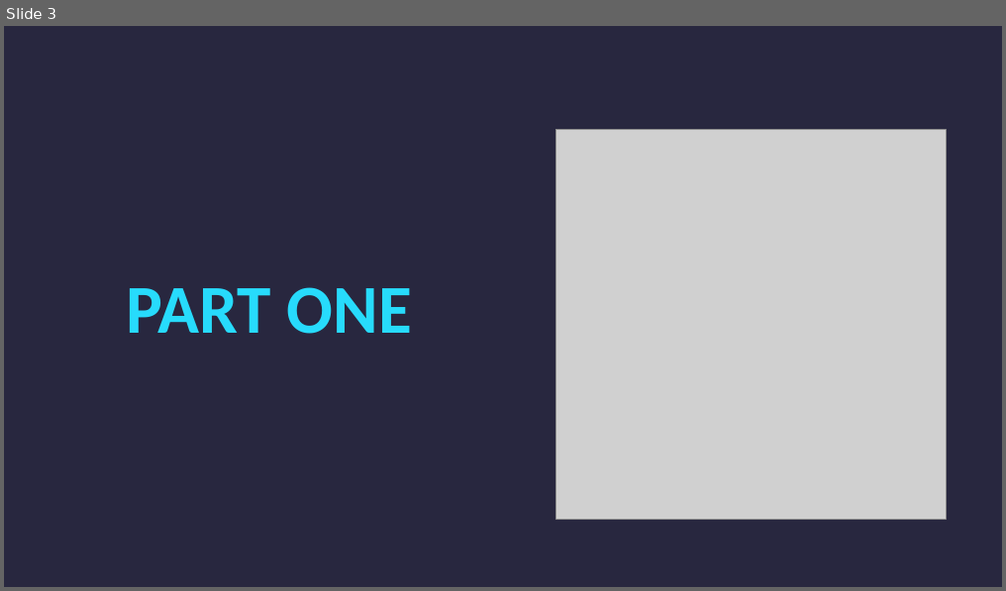
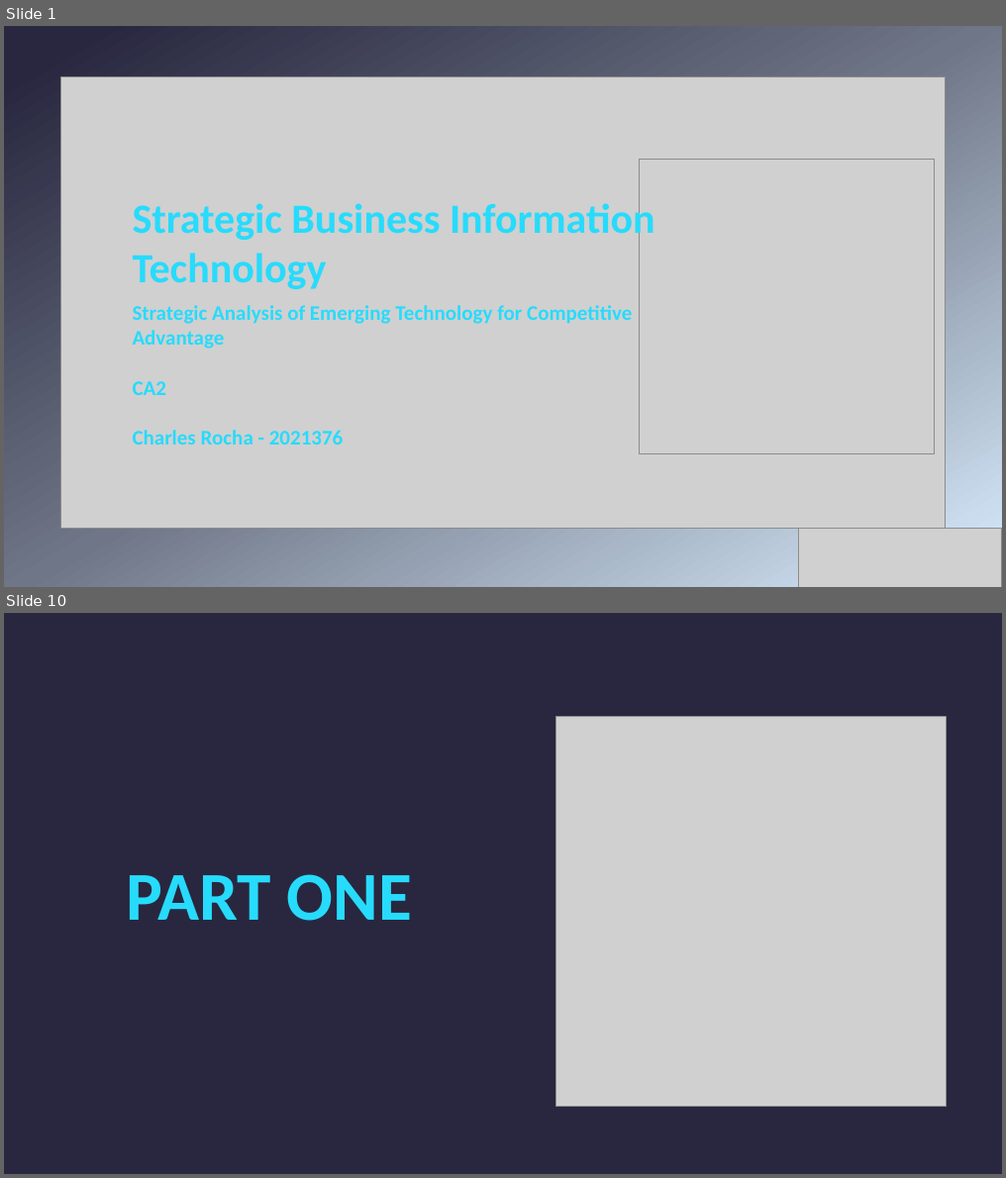
Before and after one commit to CharlesMalonRocha/SBIT---CA-2, a slide deck: Business Computer Technology Report.pptx. Shown one above the other, each under a label of ours: slide 3 before the commit, slides 1 and 10 after it; the slides between them are not shown. The pictures are 1006x591 and 1006x1178 pixels, drawn with LibreOffice and Linux fonts; fonts in the diff are those of the drawing; grey boxes stand for pictures. Boxes give left, top, right and bottom in pixels: in the first picture for what was removed or moved away, otherwise in the second. Text is boxed around its words. In the diff, an @@ line names an element or a change of style, - is before the commit and + after.

```diff
--- a/Business Computer Technology Report.pptx
+++ b/Business Computer Technology Report.pptx
@@ slide 1 added at bbox=[4, 26, 1002, 587], background gradient #006EF6 to #28273F @@
@@ rectangle added at bbox=[4, 26, 1002, 587], fill gradient #CEE1F2 to #6F7687 to #28273F @@
@@ picture added at bbox=[60, 76, 945, 528] @@
@@ picture added at bbox=[640, 160, 935, 455] @@
@@ text added at bbox=[133, 198, 655, 289], 40 pt, text gradient #27DBFC to #B246EF, bold @@
+Strategic Business Information Technology
@@ text added at bbox=[133, 305, 632, 445], 20 pt, text gradient #27DBFC to #B246EF, bold @@
+Strategic Analysis of Emerging Technology for Competitive Advantage
+CA2
+Charles Rocha - 2021376
@@ picture added at bbox=[799, 528, 1002, 587] @@
@@ what was slide 3 is now slide 10 @@
```
Also in this commit, not shown: 14 other slides added, 8 slides removed, 6 other files.
